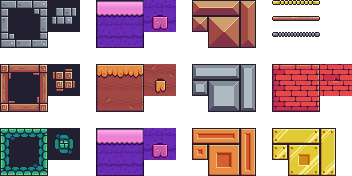
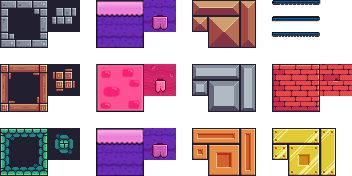
Layers edited between the first and the second 352px x 176px image:
added layer "Layer 7" above "Para convertir copy 2" over box(96, 64, 144, 112)
added layer "Layer 9" (color) above "Layer 8" over box(113, 64, 176, 112)
added layer "Layer 8" above "Layer 8 copy 3" over box(140, 64, 176, 99)
added layer "Layer 8 copy 3" above "Layer 8 copy 2" over box(96, 0, 321, 112)
moved "Layer 3" into group "Group 1" over box(96, 0, 321, 112)
moved "Para convertir copy" (2nd of 2, in "Group 1") into group "Group 1" over box(132, 0, 321, 108)
moved "Layer 1 copy" into group "Group 1" over box(96, 0, 321, 112)
